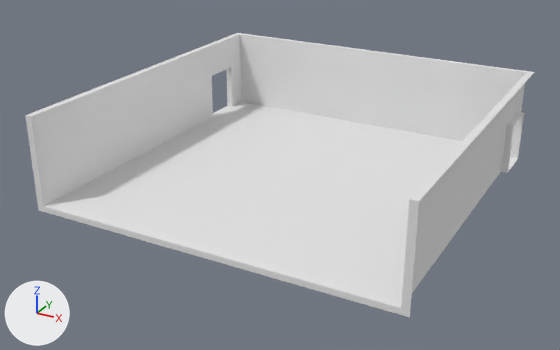
The FBX model Assets/Models/Room.fbx: old version first, new version second.
Before and after are seen from a camera (50 mm lens) standing at (22.5, -49.6, 21.6) and looking at (-0.7, -7.4, 0.5). Lighting does not change. The marker at lower left points along +X, +Y and +Z. Where no turn or scale is listed for an object, it has been applied to the vertices.

Script lines for the objects in view, before the commit:
```python
me_mesh = bpy.data.meshes.new('Mesh')
me_mesh.from_pydata(...)  # 74 vertices, 60 faces; spans x -12.5..12.5, y -18.0..6.4, z -0.4..6.0
me_mesh.materials.append(mat_material)  # white #e7e7e7
ob_room = bpy.data.objects.new('Room', me_mesh)
ob_room.location = (0.0, 0.0, 0.0)
```
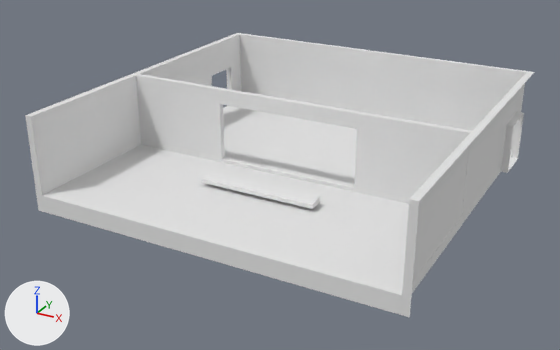
The change, as JSON lines over the scene's bpy script:
```json
{"block": "me_mesh", "where": "# used by ob_room; location = (0.0, 0.0, 0.0)"}
{"op": "remove", "block": "me_mesh", "code": "me_mesh.from_pydata(...)  # 74 vertices, 60 faces; spans x -12.5..12.5, y -18.0..6.4, z -0.4..6.0"}
{"op": "add", "block": "me_mesh", "code": "me_mesh.from_pydata(...)  # 137 vertices, 120 faces; spans x -12.5..12.5, y -18.0..6.4, z -0.4..6.0"}
{"block": "me_mesh", "change": "me_mesh part 1"}
{"block": "me_mesh", "change": "8 faces are deleted"}
{"block": "me_mesh", "change": "38 vertices are added at x -12.0..12.0, y -18.0..-8.0, z 0.0..6.0"}
{"block": "me_mesh", "change": "20 new vertices lie (0.0, 0.4, 0.0) away from vertices in x -12.0..12.0, y -8.0, z 0.0..6.0"}
{"block": "me_mesh", "change": "5 new vertices lie (-12.0, 0.0, 0.0) away from vertices in x 0.0..12.0, y -18.0..-8.0, z 0.0..0.8"}
{"block": "me_mesh", "change": "68 new faces join them"}
```

Where the change shows, as pixel boxes (x1, y1, x2, y2) in the pictures (560 x 350 px):
```json
{"part": 1, "of": "me_mesh", "change": "built on", "before": [41, 81, 438, 310], "after": [41, 74, 470, 310]}
```
